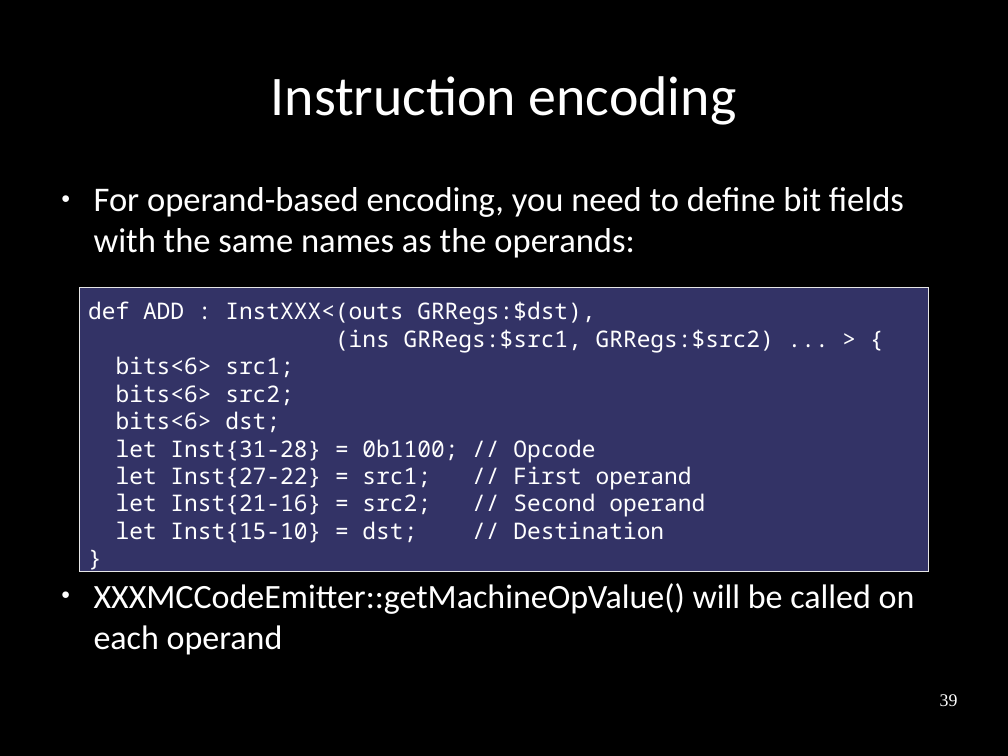
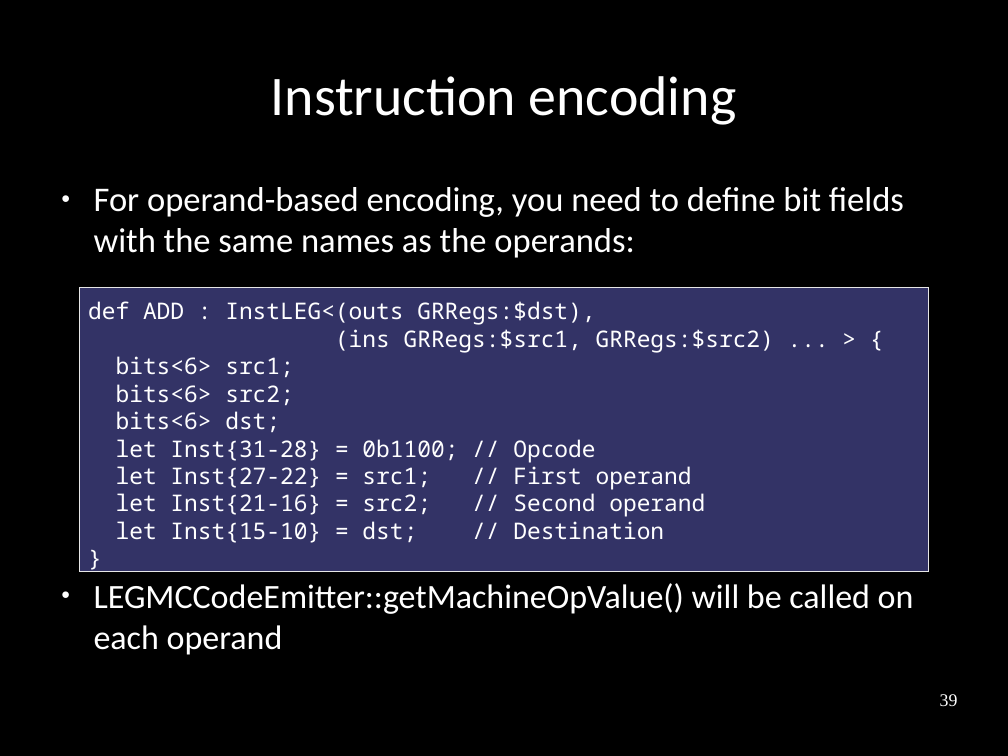
Before and after one commit to frasercrmck/llvm-leg, a slide deck: slide 39 of docs/Codeplay/Slides.odp. Drawn at 1008x756 pixels with LibreOffice and Linux fonts; fonts in the diff are those of the drawing. Boxes give left, top, right and bottom in pixels: in the first picture for what was removed or moved away, otherwise in the second. Text is boxed around its words. In the diff, an @@ line names an element or a change of style, - is before the commit and + after.

```diff
--- a/docs/Codeplay/Slides.odp
+++ b/docs/Codeplay/Slides.odp
@@ text in rectangle at bbox=[88, 301, 595, 325]: text changed @@
-def ADD : InstXXX<(outs GRRegs:$dst),
+def ADD : InstLEG<(outs GRRegs:$dst),
@@ text at bbox=[94, 583, 914, 655]: text changed @@
-● XXXMCCodeEmitter::getMachineOpValue() will be called on each operand
+● LEGMCCodeEmitter::getMachineOpValue() will be called on each operand
```
Also in this commit, not shown: 30 other slides changed.
